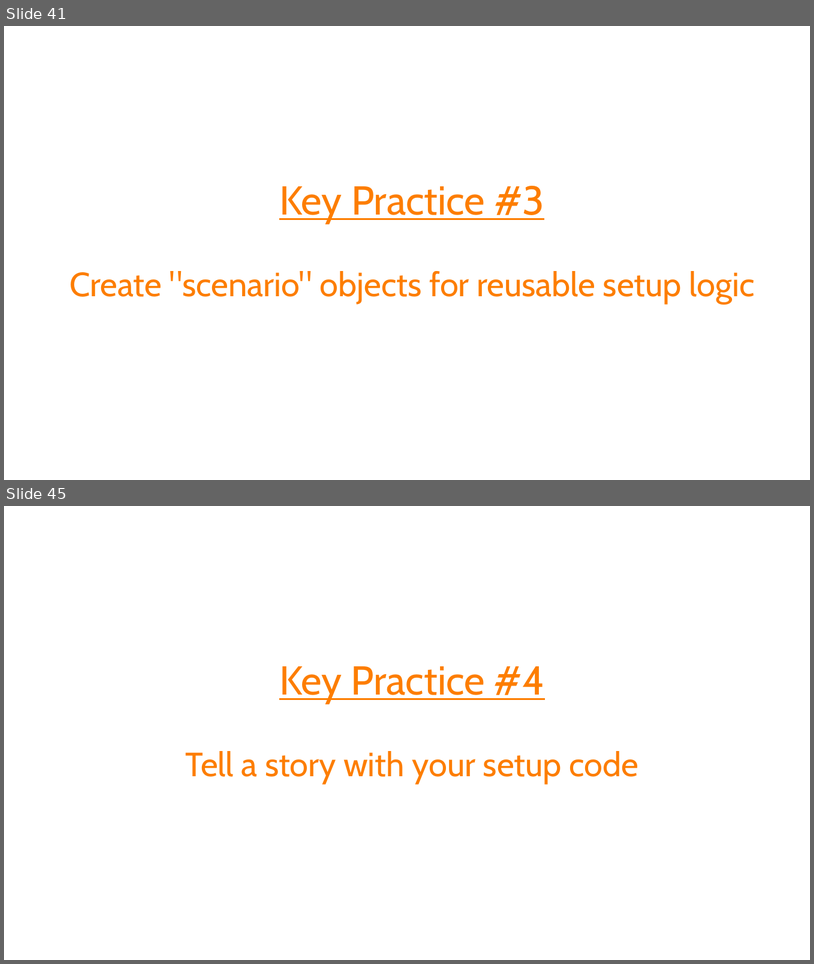
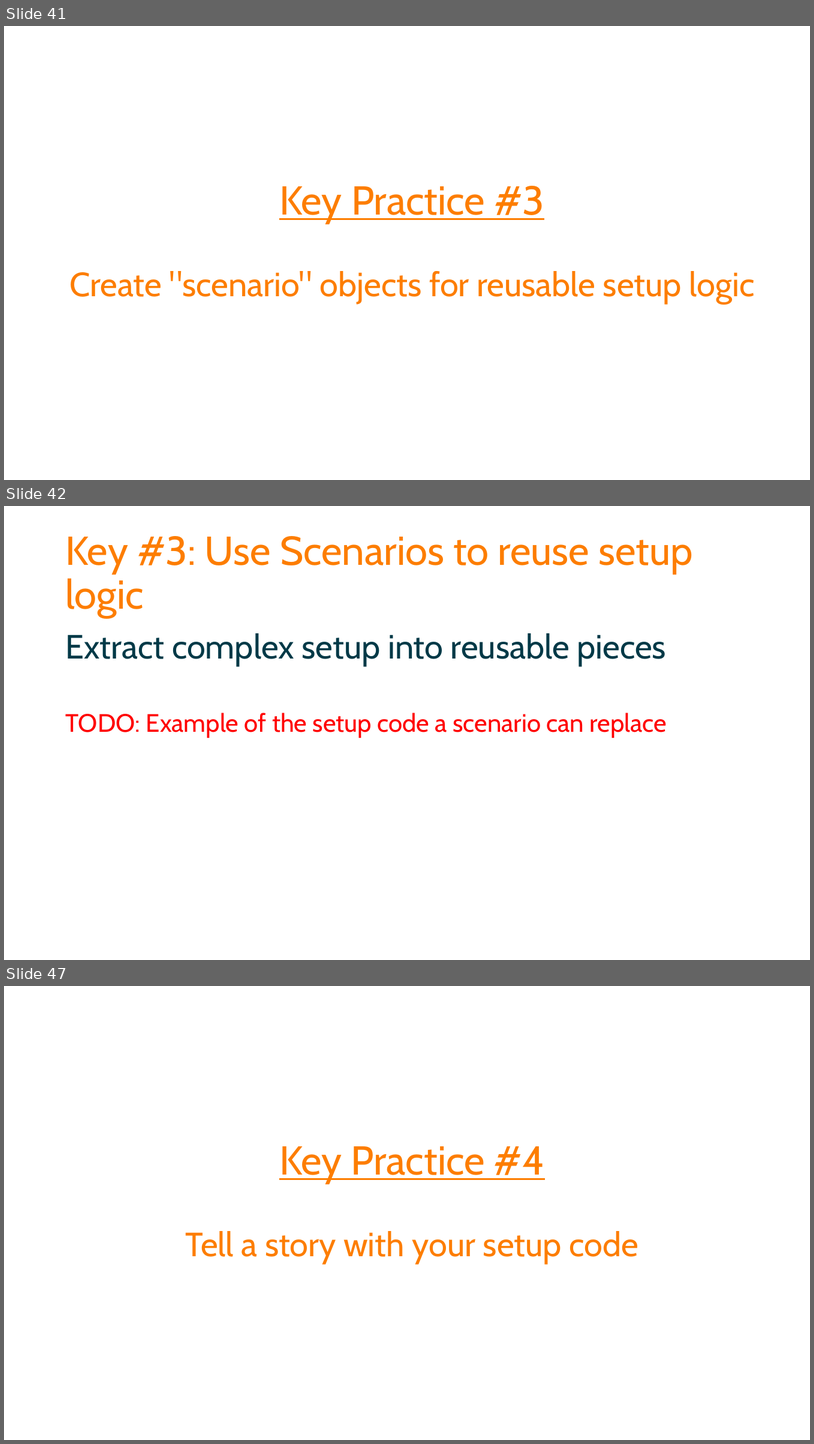
Before and after one commit to spetryjohnson/Talk-Patterns_of_Effective_Test_Setup, a slide deck: POETS - CodeMash 2017.pptx. Shown one above the other, each under a label of ours: slides 41 and 45 before the commit, slides 41, 42 and 47 after it; the slides between them are not shown. The pictures are 814x964 and 814x1444 pixels, drawn with LibreOffice and Linux fonts; fonts in the diff are those of the drawing. Boxes give left, top, right and bottom in pixels: in the first picture for what was removed or moved away, otherwise in the second. Text is boxed around its words. In the diff, an @@ line names an element or a change of style, - is before the commit and + after.

```diff
--- a/POETS - CodeMash 2017.pptx
+++ b/POETS - CodeMash 2017.pptx
@@ slide 42 added at [4,506,810,960], background #FFFFFF @@
@@ title added at [65,536,693,618], 48 pt, text #FD7D00 @@
+Key #3: Use Scenarios to reuse setup logic
@@ text added at [65,633,667,738], 30 pt, text #FF0000 @@
+Extract complex setup into reusable pieces
+TODO: Example of the setup code a scenario can replace
@@ what was slide 45 is now slide 47 @@
```
Also in this commit, not shown: 4 slides changed, 4 other slides added, 3 slides removed, 1 other file.
